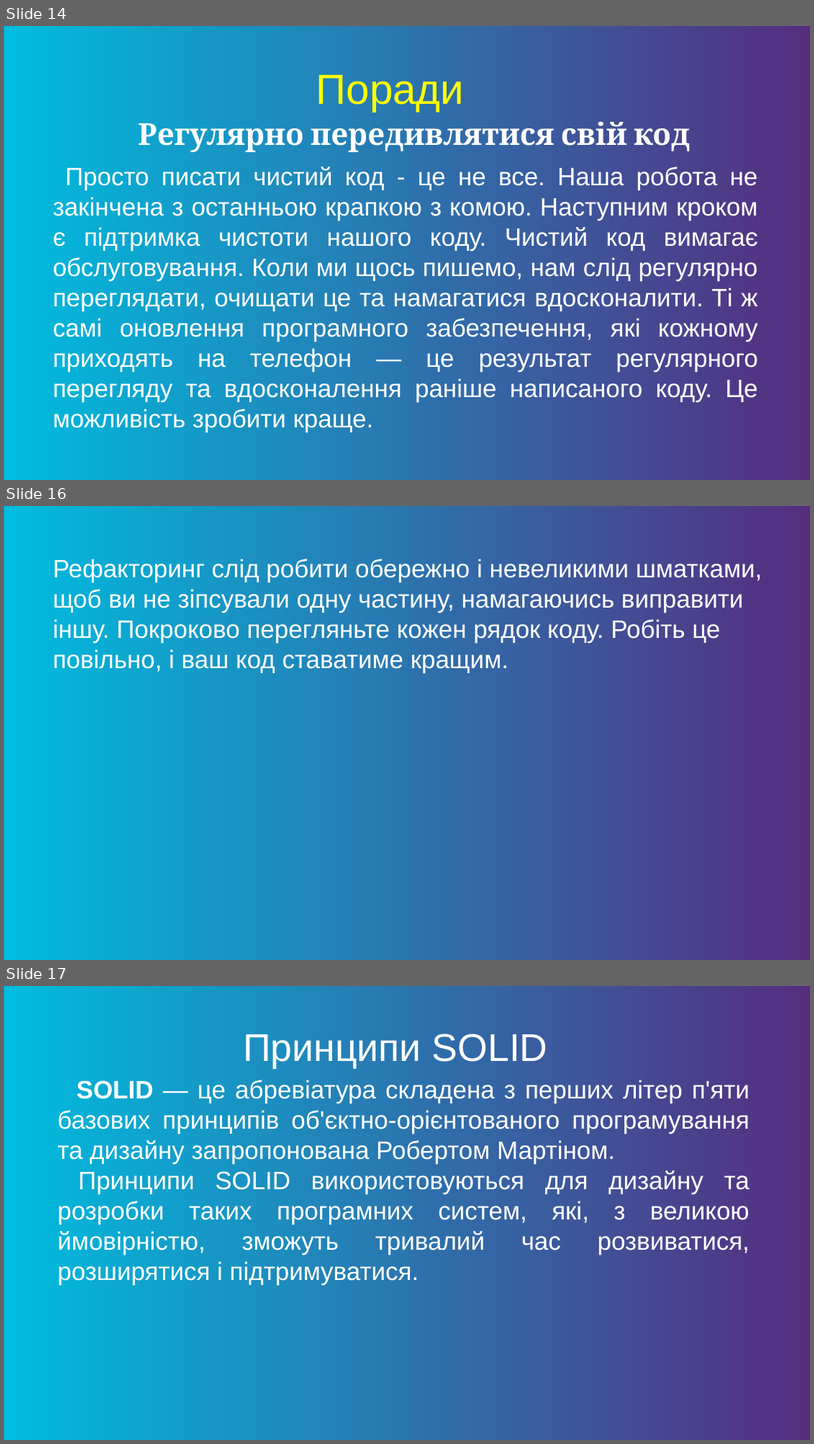
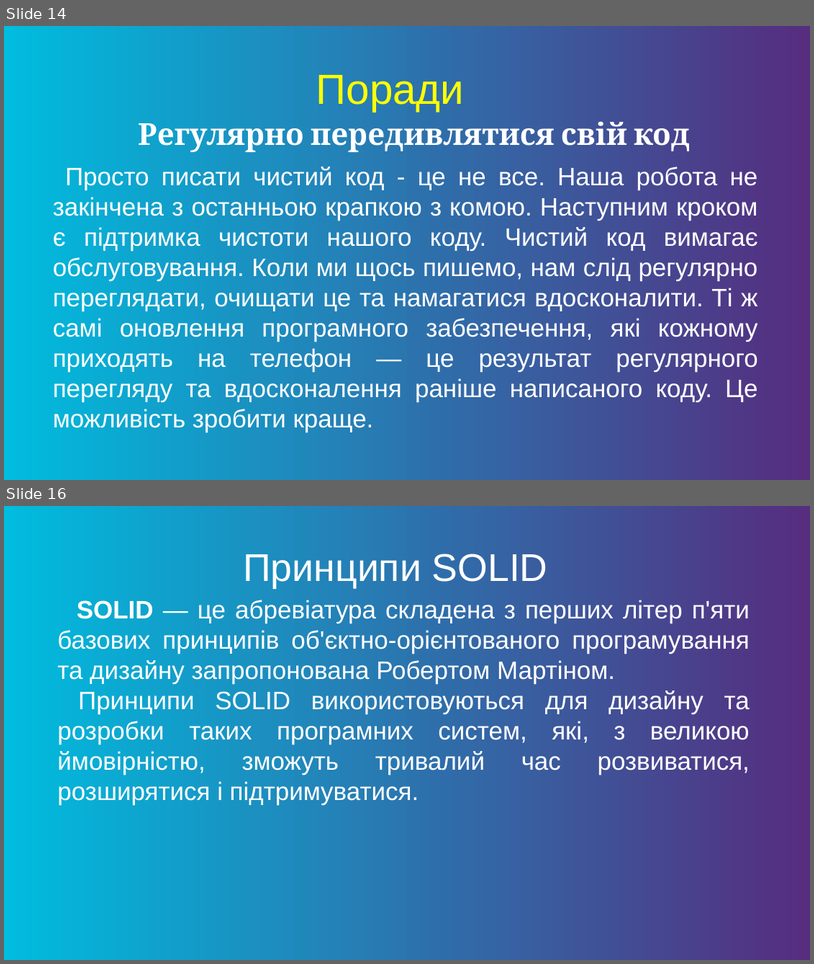
Before and after one commit to idzhersh/HomeWork, a slide deck: clean coding 2020.pptx. Shown one above the other, each under a label of ours: slides 14, 16 and 17 before the commit, slides 14 and 16 after it; the slides between them are not shown. The pictures are 814x1444 and 814x964 pixels, drawn with LibreOffice and Linux fonts; fonts in the diff are those of the drawing; background and template pictures are left out. Boxes give left, top, right and bottom in pixels: in the first picture for what was removed or moved away, otherwise in the second. Text is boxed around its words. In the diff, an @@ line names an element or a change of style, - is before the commit and + after.

```diff
--- a/clean coding 2020.pptx
+++ b/clean coding 2020.pptx
@@ slide 16 removed at (x1=4, y1=506, x2=810, y2=960), background gradient #562D7F to #00BCDE @@
@@ text removed at (x1=53, y1=559, x2=763, y2=673) @@
-Рефакторинг слід робити обережно і невеликими шматками, щоб ви не зіпсували одну частину, намагаючись виправити іншу. Покроково перегляньте кожен рядок коду. Робіть це повільно, і ваш код ставатиме кращим.
@@ what was slide 17 is now slide 16 @@
```
Also in this commit, not shown: 8 slides changed, 1 slide added, 5 other slides removed, 1 other file.
